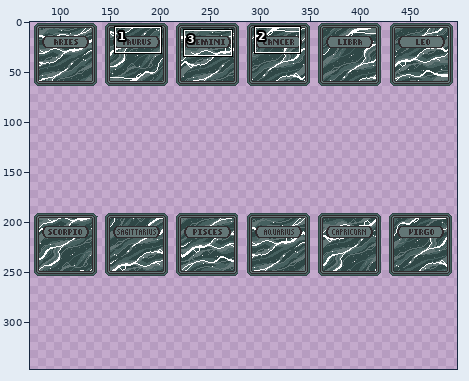
Sprite sheet: assets/1x/astrological.png. The first picture is a wide view before the edit; the outline marks the close-up.
Close-up. Before the edit:
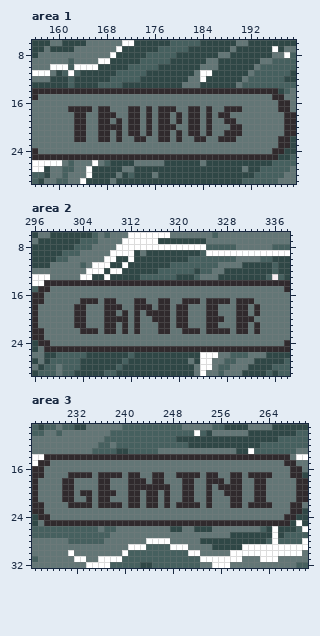
The file is 497x379 pixels. Shown: area 1: x 156..199, y 6..29; area 2: x 296..338, y 6..29; area 3: x 225..270, y 9..32. The old version is drawn lined up with the new one. The wide view leaves out empty margins. The commit also changed other parts of the picture, which this record leaves out.
Once edited:
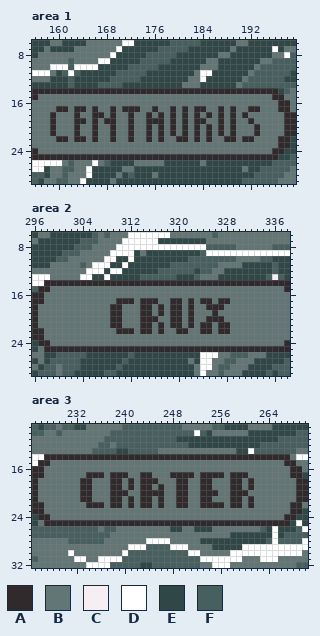
Palette (. is transparent): A #302a2d  B #637676  C #f6eef2  D #ffffff  E #2f4746  F #46605f
Difference:
canvas 497x379 -> 497x380; drawings rearranged on the sheet (the old picture shows each at its new place; 13 dropped ones are not shown)
Area 1:
y 17: x 160..162 BBA -> AAB; x 165..169 ABAAB -> BABBA; x 171 B -> A; x 175..178 ABAA -> BABB; x 181..182 BA -> AB; x 184..185 BA -> AB; x 187..188 BA -> AB; x 190 A -> B; x 192..193 BB -> AA
y 18: x 159 B -> A; x 164 A -> B; x 166 B -> A; x 168 A -> B; x 173 A -> B; x 178..182 ABABA -> BABAB; x 188..189 AB -> BA; x 191 B -> A
y 19: x 159 B -> A; x 166..167 BA -> AB; x 169..170 BA -> AB; x 173 A -> B; x 176 B -> A; x 178..182 ABABA -> BABAB; x 184..185 BA -> AB; x 187..188 BA -> AB; x 192 B -> A
y 20: x 159 B -> A; x 164 A -> B; x 166..168 BAA -> ABB; x 170 A -> B; x 173 A -> B; x 178 A -> B; x 181..182 BA -> AB; x 187 B -> A; x 190 A -> B; x 193 B -> A
y 21: x 159 B -> A; x 164 A -> B; x 166..170 BAABA -> ABBAB; x 173 A -> B; x 178..182 ABABA -> BABAB; x 187..188 BA -> AB; x 190 A -> B; x 193 B -> A
y 22: x 160..161 BB -> AA; x 166..170 BAABA -> ABBAB; x 172..175 BAAB -> ABBA; x 178 A -> B; x 181 B -> A; x 184..185 AB -> BA; x 187 A -> B; x 191..192 BB -> AA
Area 2:
y 17: x 304..306 AAA -> BBB; x 308..313 AABBBA -> BBAAAB; x 315..321 BBAABBA -> AABBAAB; x 323..324 AB -> BA; x 326 A -> B; x 330..332 AAA -> BBB
y 18: x 303..304 AA -> BB; x 308 A -> B; x 313 A -> B; x 318..319 AB -> BA; x 321..322 AB -> BA; x 327 B -> A; x 330..331 AA -> BB; x 333 A -> B
y 19: x 303..304 AA -> BB; x 308 A -> B; x 310..311 BA -> AB; x 313..314 AB -> BA; x 316 A -> B; x 318..319 AB -> BA; x 321..322 AB -> BA; x 325 A -> B; x 330..331 AA -> BB; x 333 A -> B
y 20: x 303..304 AA -> BB; x 308 A -> B; x 311 A -> B; x 313..315 ABB -> BAA; x 317..319 AAB -> BBA; x 321..322 AB -> BA; x 330..332 AAA -> BBB
y 21: x 303..304 AA -> BB; x 308 A -> B; x 310..311 BA -> AB; x 313..315 ABB -> BAA; x 318..319 AB -> BA; x 321..322 AB -> BA; x 324 B -> A; x 326..328 ABB -> BAA; x 330..331 AA -> BB; x 333 A -> B
y 22: x 304..306 AAA -> BBB; x 308..310 AAB -> BBA; x 312..315 BABB -> ABAA; x 318 A -> B; x 320 B -> A; x 322..324 AAB -> BBA; x 326 A -> B; x 330..331 AA -> BB; x 333 A -> B
Area 3:
y 17: x 231..233 AAA -> BBB; x 235 B -> A; x 237 A -> B; x 240..246 BAABBAA -> ABBAABB; x 248 B -> A; x 252..253 AB -> BA; x 256 B -> A; x 260..264 BAAAA -> ABBBB
y 18: x 230..231 AA -> BB; x 233..234 BB -> AA; x 236..239 AABB -> BBAA; x 242 A -> B; x 244 B -> A; x 246 A -> B; x 249 B -> A; x 251 A -> B; x 253 B -> A; x 255..256 AA -> BB; x 261..263 BAA -> ABB
y 19: x 230..231 AA -> BB; x 233..234 BB -> AA; x 236..239 AABB -> BBAA; x 242 A -> B; x 245 A -> B; x 247 A -> B; x 249 B -> A; x 251 A -> B; x 253 B -> A; x 256..257 AA -> BB; x 261..263 BAA -> ABB
y 20: x 230..231 AA -> BB; x 236..237 AA -> BB; x 239..243 BBAAB -> AABBA; x 246..247 BA -> AB; x 249 B -> A; x 251 A -> B; x 253 B -> A; x 255 B -> A; x 257 A -> B; x 260 B -> A; x 262..263 AA -> BB
y 21: x 230..231 AA -> BB; x 233 B -> A; x 236..239 AABB -> BBAA; x 242..243 AB -> BA; x 245..247 ABA -> BAB; x 249 B -> A; x 251 A -> B; x 253 B -> A; x 261..263 BAA -> ABB
y 22: x 231..233 AAA -> BBB; x 235 B -> A; x 237 A -> B; x 242..243 AB -> BA; x 245..247 ABA -> BAB; x 251..253 AAB -> BBA; x 255..256 BB -> AA; x 262..264 AAA -> BBB
